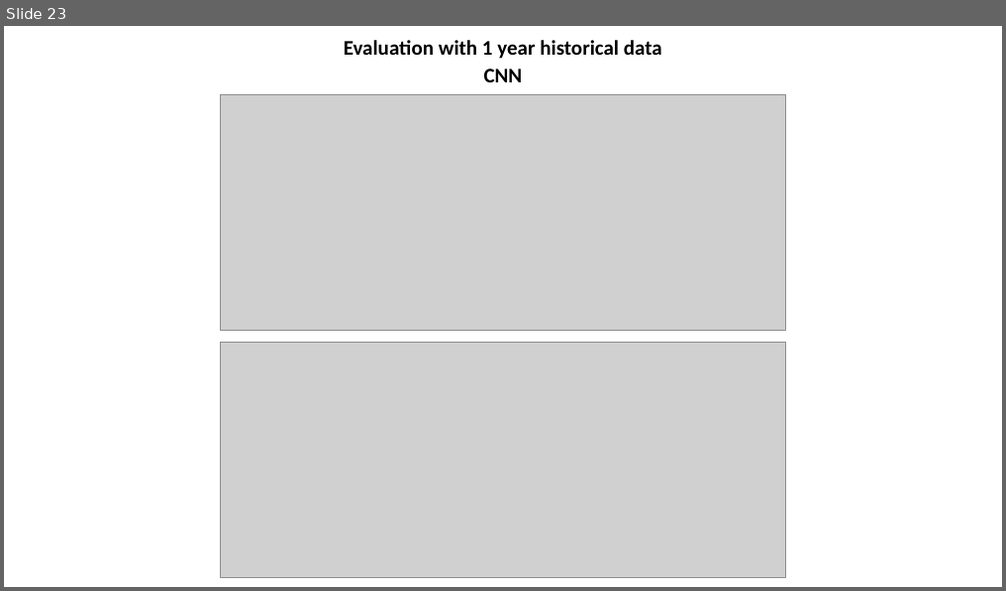
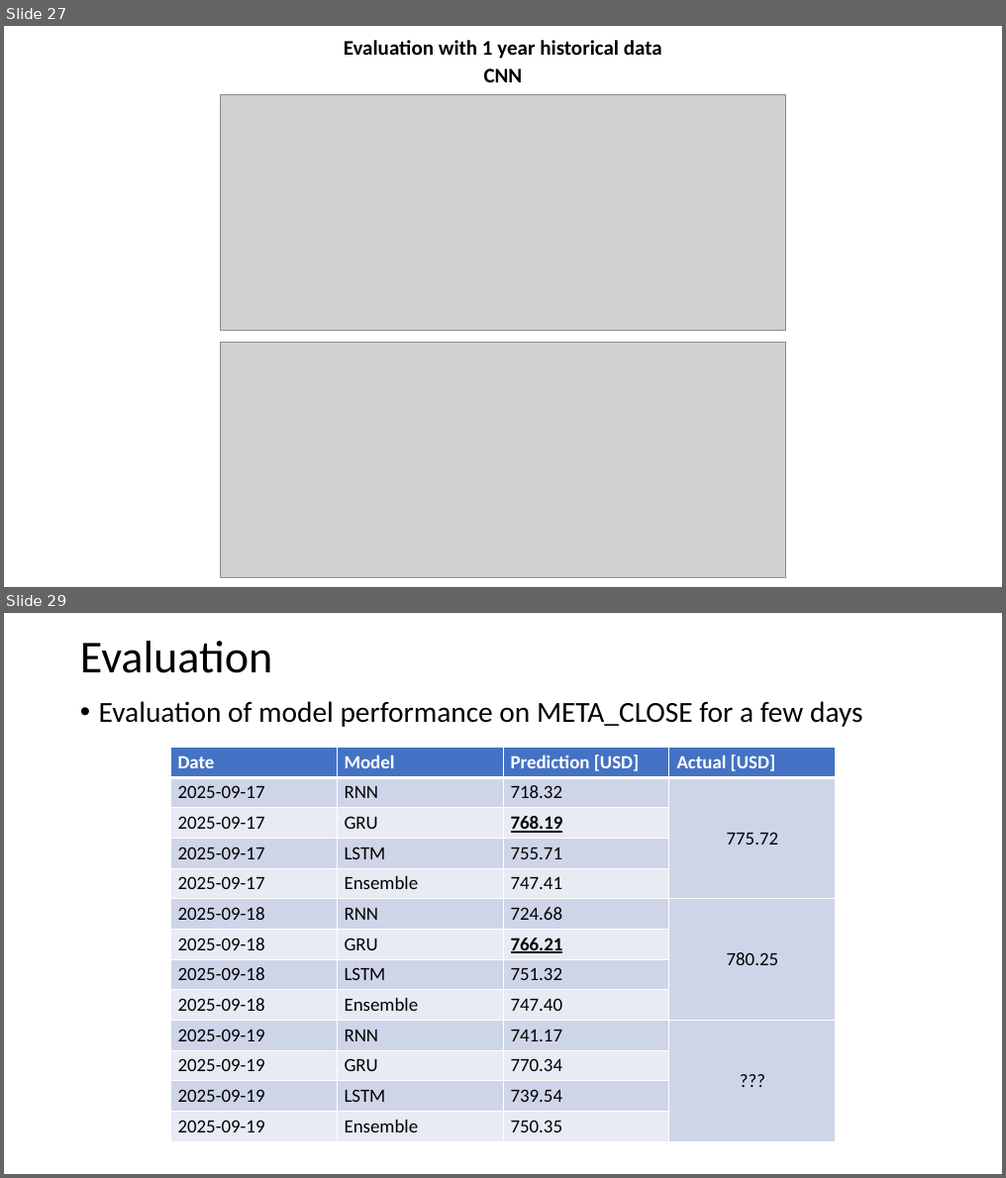
Before and after one commit to sfremerey/backprophet, a slide deck: Backprophet.pptx. Shown one above the other, each under a label of ours: slide 23 before the commit, slides 27 and 29 after it; the slides between them are not shown. The pictures are 1006x591 and 1006x1178 pixels, drawn with LibreOffice and Linux fonts; fonts in the diff are those of the drawing; grey boxes stand for pictures. Boxes give left, top, right and bottom in pixels: in the first picture for what was removed or moved away, otherwise in the second. Text is boxed around its words. In the diff, an @@ line names an element or a change of style, - is before the commit and + after.

```diff
--- a/Backprophet.pptx
+++ b/Backprophet.pptx
@@ slide 29 added at (x1=4, y1=613, x2=1002, y2=1174), background #FFFFFF @@
@@ text added at (x1=80, y1=641, x2=273, y2=673), 44 pt, text #000000 @@
+Evaluation
@@ text added at (x1=99, y1=701, x2=862, y2=727), 28 pt, text #000000 @@
+• Evaluation of model performance on META_CLOSE for a few days
@@ table added at (x1=170, y1=747, x2=835, y2=1142), 13 rows, 4 columns @@
+Date | Model | Prediction [USD] | Actual [USD]
+2025-09-17 | RNN | 718.32 | 775.72
+2025-09-17 | GRU | 768.19 | 
+2025-09-17 | LSTM | 755.71 | 
+2025-09-17 | Ensemble | 747.41 | 
+2025-09-18 | RNN | 724.68 | 780.25
+2025-09-18 | GRU | 766.21 | 
+2025-09-18 | LSTM | 751.32 | 
+2025-09-18 | Ensemble | 747.40 | 
+2025-09-19 | RNN | 741.17 | ???
+2025-09-19 | GRU | 770.34 | 
+2025-09-19 | LSTM | 739.54 | 
+2025-09-19 | Ensemble | 750.35 | 
@@ what was slide 23 is now slide 27 @@
```
Also in this commit, not shown: 16 slides changed, 5 other slides added, 1 slide removed, 1 other file.
